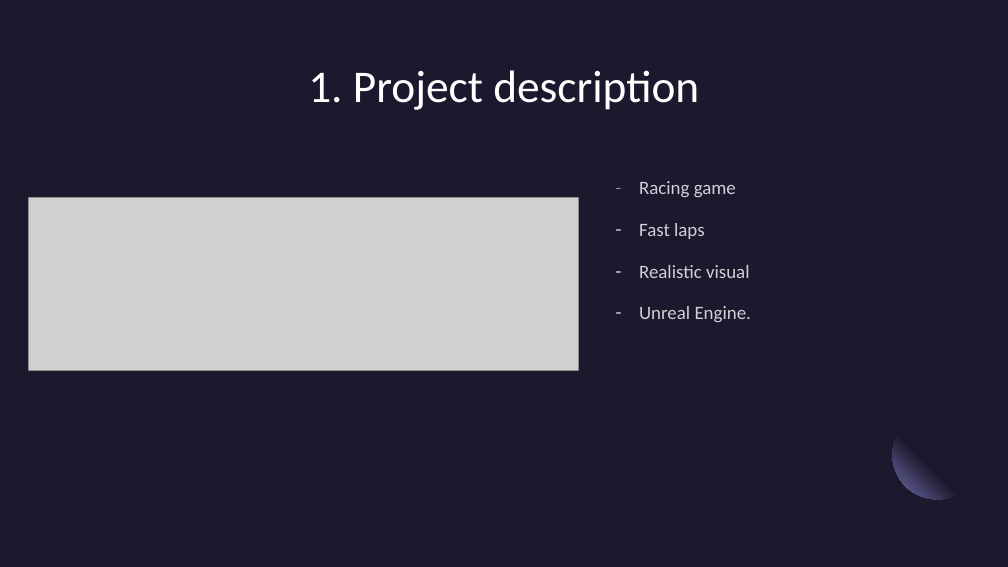
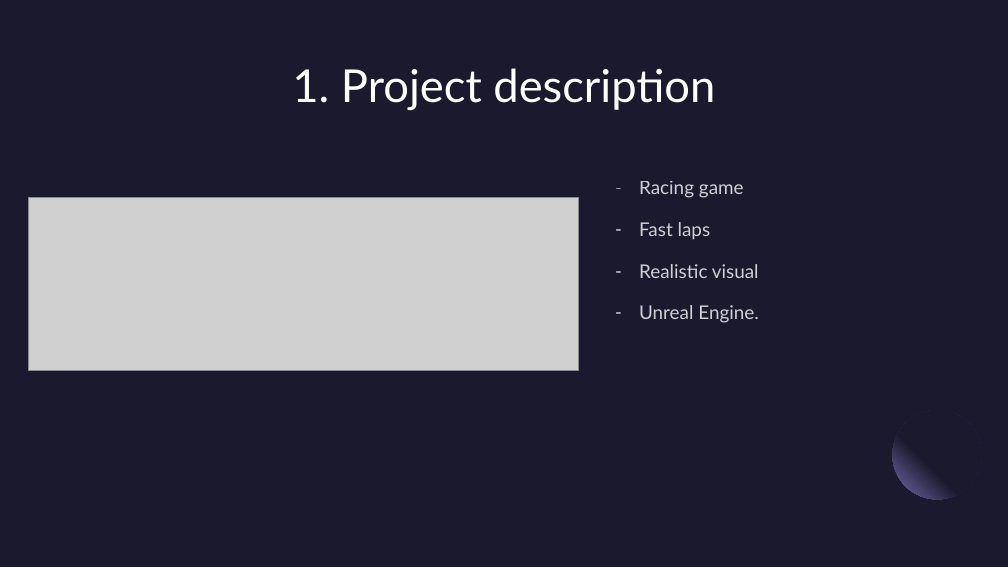
Before and after one commit to TygoB-B5/GTRacing_Pro, a slide deck: slide 3 of Presentatie GTRacingPro.pptx. Drawn at 1008x567 pixels with LibreOffice and Linux fonts; fonts in the diff are those of the drawing; grey boxes stand for pictures. Boxes give left, top, right and bottom in pixels: in the first picture for what was removed or moved away, otherwise in the second. Text is boxed around its words. In the diff, an @@ line names an element or a change of style, - is before the commit and + after.

```diff
--- a/Presentatie GTRacingPro.pptx
+++ b/Presentatie GTRacingPro.pptx
@@ title "1. Project description" at (292, 68, 715, 110): font Calibri to Lato @@
@@ subtitle "Racing game" at (639, 181, 759, 323): font Calibri to Lato @@
```
Also in this commit, not shown: 4 other slides changed, 1 slide added, 32 other files.
